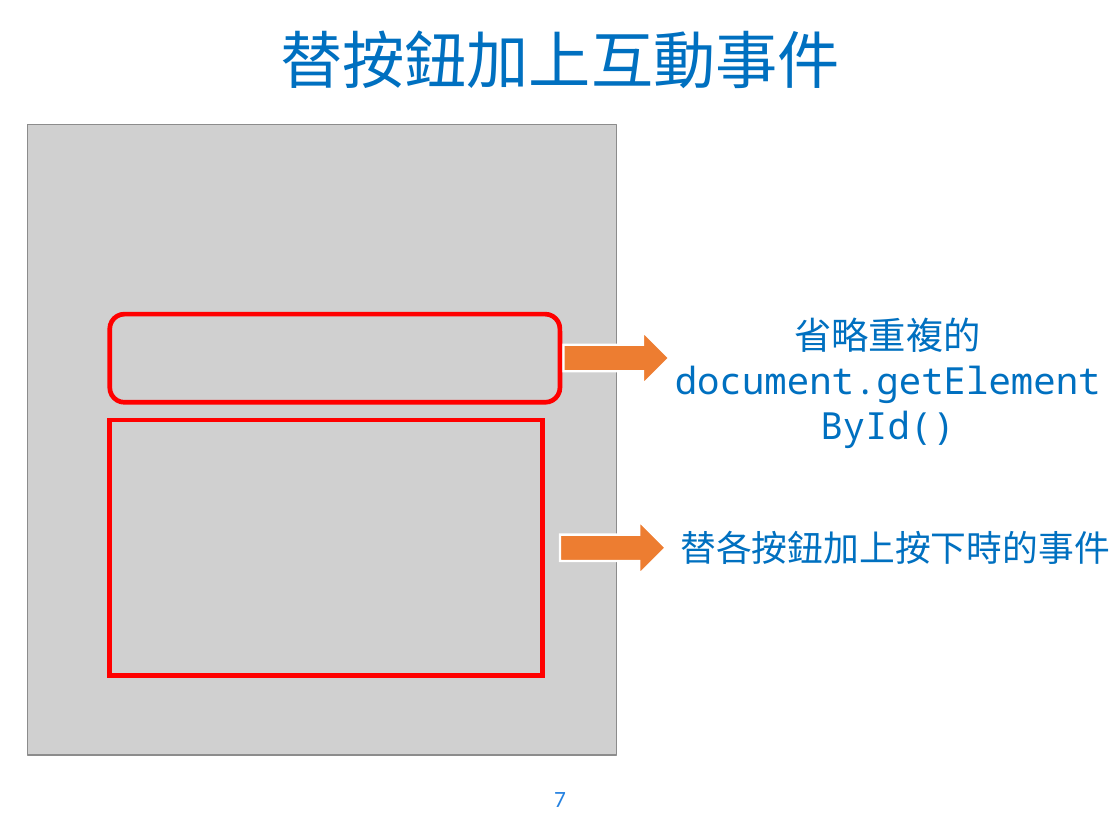
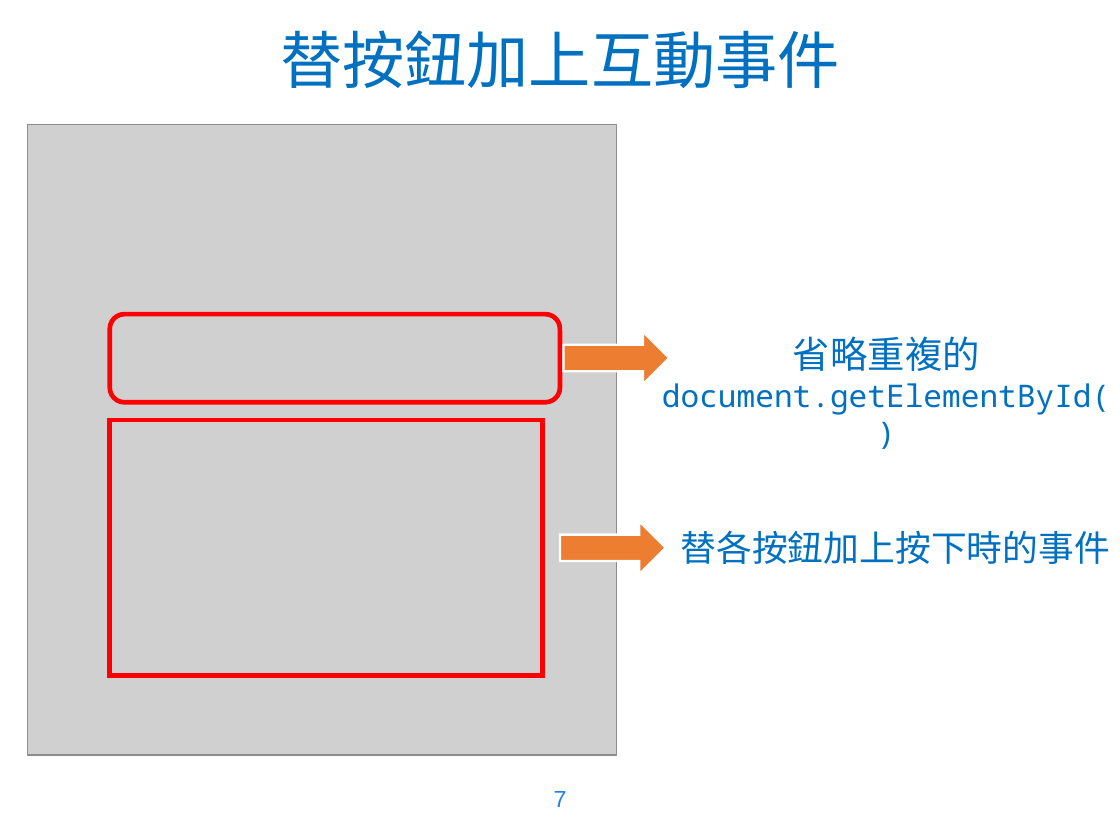
Before and after one commit to WaRTanKE7/WebClubData, a slide deck: slide 7 of 教學簡報/JavaScript - 3.pptx. Drawn at 1120x840 pixels with LibreOffice and Linux fonts; fonts in the diff are those of the drawing; grey boxes stand for pictures; background and template pictures are left out. Boxes give left, top, right and bottom in pixels: in the first picture for what was removed or moved away, otherwise in the second. Text is boxed around its words. In the diff, an @@ line names an element or a change of style, - is before the commit and + after.

```diff
--- a/教學簡報/JavaScript - 3.pptx
+++ b/教學簡報/JavaScript - 3.pptx
@@ text "省略重複的 document.getElementById()": place and size @@
-text "省略重複的 document.getElementById()" at [675,317,1101,403]
+text "省略重複的 document.getElementById()" at [662,336,1110,415]
@@ text "省略重複的 document.getElementById()" at [662,336,1110,415]: size 24 to 20 pt in "document.getElementById()" @@
```
Also in this commit, not shown: 10 other slides changed, 10 other files.
